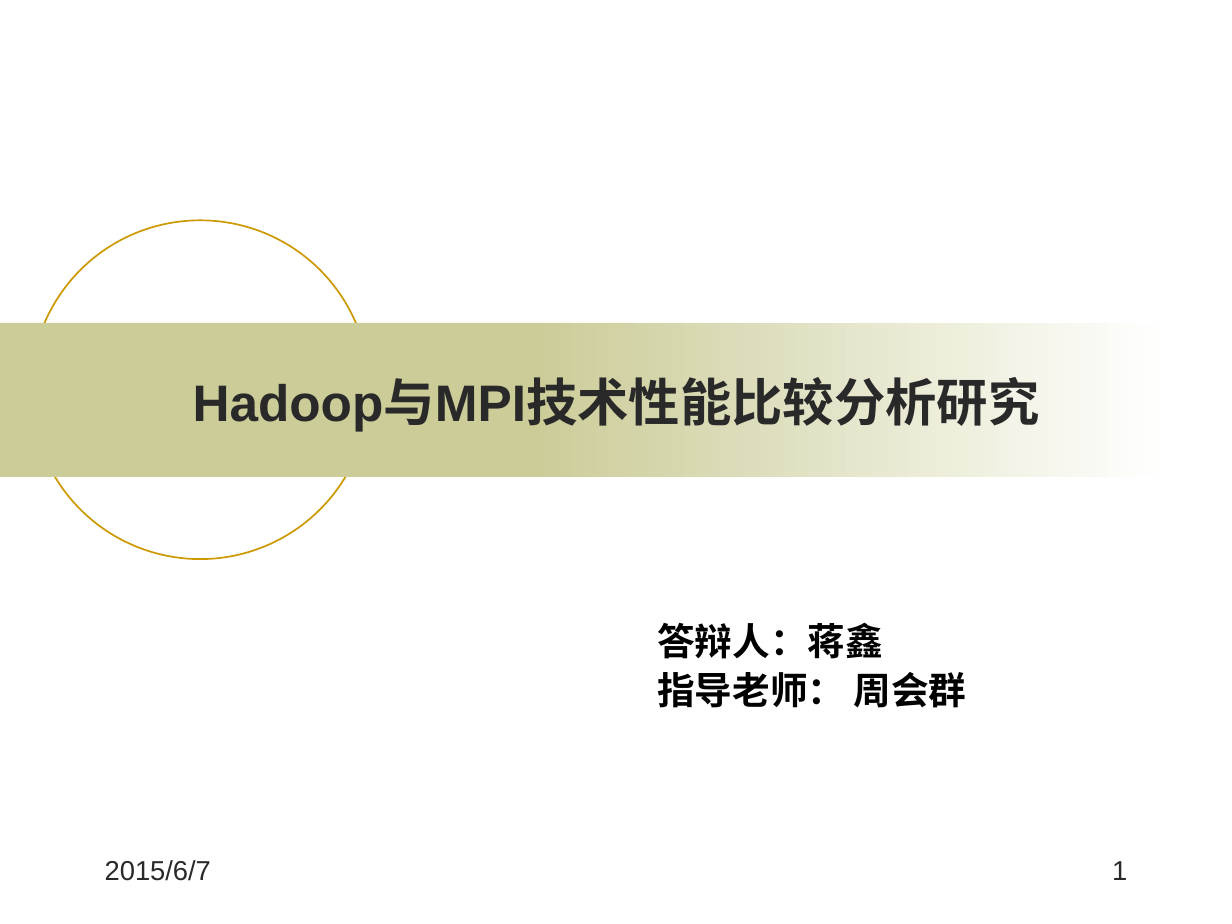
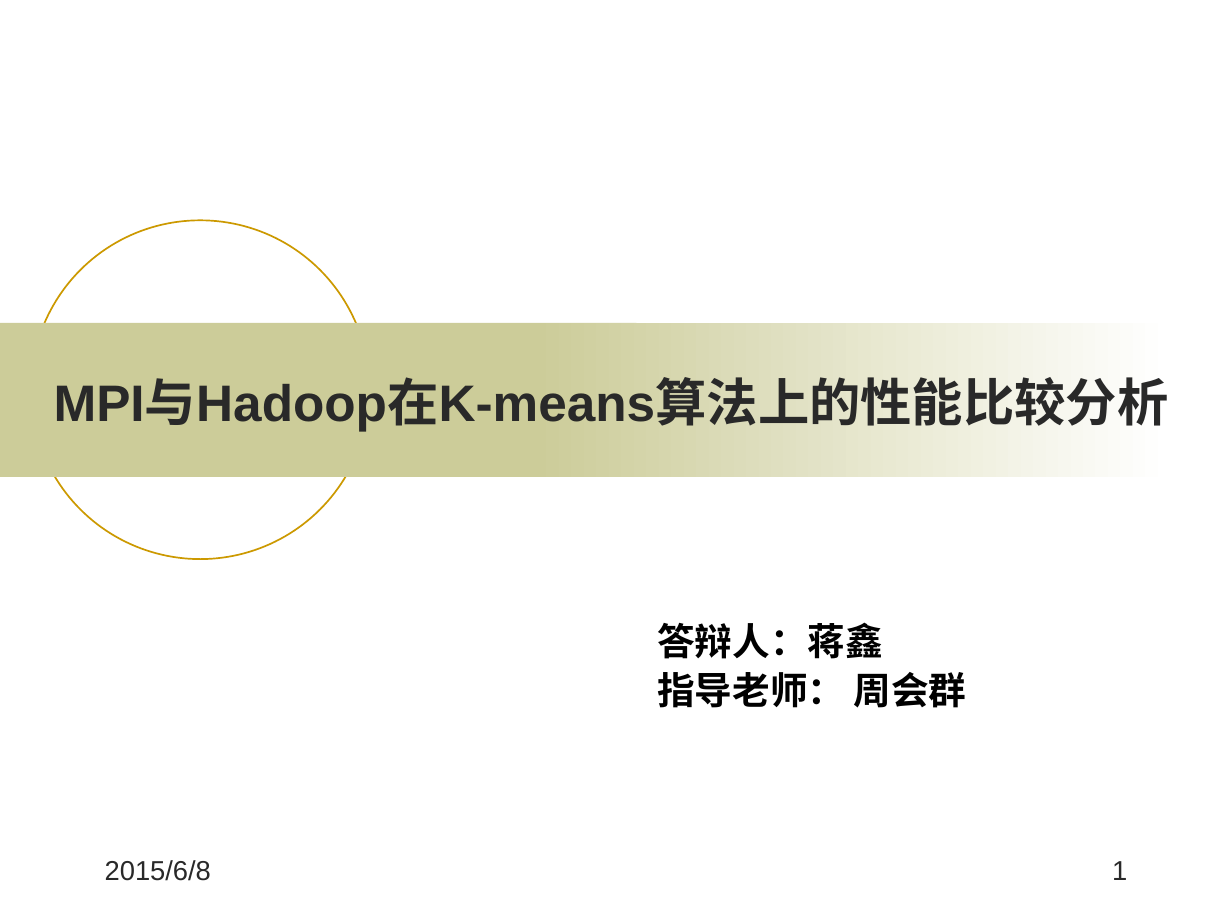
Before and after one commit to jiangxincode/thesis, a slide deck: slide 1 of 答辩.pptx. Drawn at 1232x924 pixels with LibreOffice and Linux fonts; fonts in the diff are those of the drawing; background and template pictures are left out. Boxes give left, top, right and bottom in pixels: in the first picture for what was removed or moved away, otherwise in the second. Text is boxed around its words. In the diff, an @@ line names an element or a change of style, - is before the commit and + after.

```diff
--- a/答辩.pptx
+++ b/答辩.pptx
@@ title at <box>54,380,1169,431</box>: text changed @@
-Hadoop与MPI技术性能比较分析研究
+MPI与Hadoop在K-means算法上的性能比较分析
@@ text at <box>105,860,211,881</box>: text changed @@
-2015/6/7
+2015/6/8
```
Also in this commit, not shown: 16 other slides changed, 2 slides added, 1 slide removed, 2 other files.
